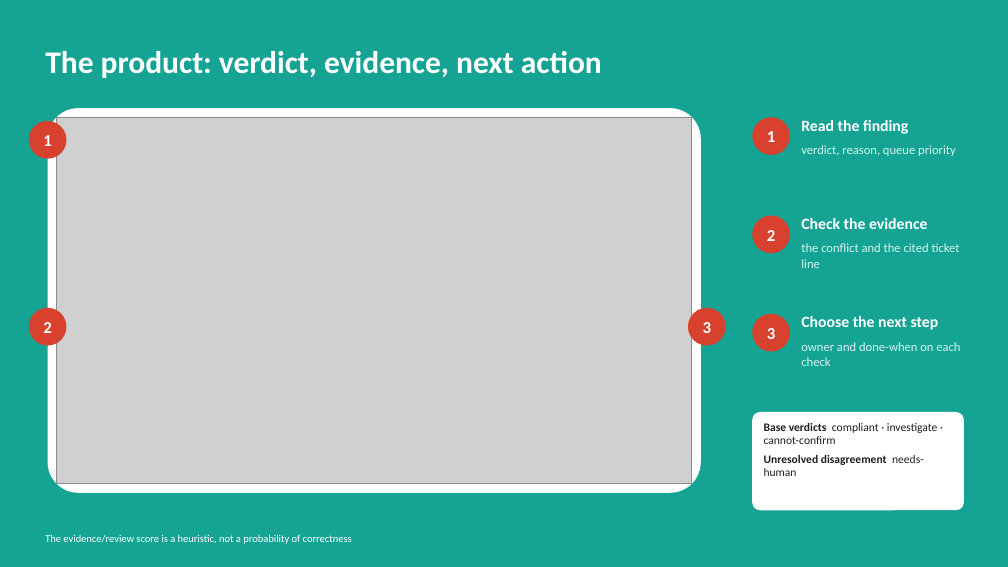
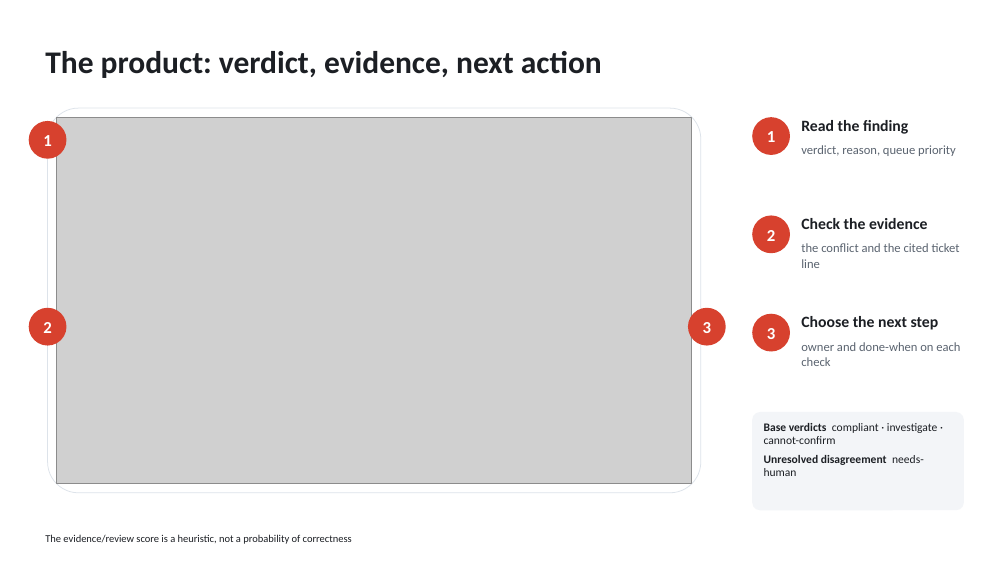
Before and after one commit to Kittywhlxx/ExportWhy, a slide deck: slide 5 of docs/ExportWhy-deck.pptx. Drawn at 1008x567 pixels with LibreOffice and Linux fonts; fonts in the diff are those of the drawing; grey boxes stand for pictures. Boxes give left, top, right and bottom in pixels: in the first picture for what was removed or moved away, otherwise in the second. Text is boxed around its words. In the diff, an @@ line names an element or a change of style, - is before the commit and + after.

```diff
--- a/docs/ExportWhy-deck.pptx
+++ b/docs/ExportWhy-deck.pptx
@@ rectangle removed at [0,0,1008,567] @@
@@ rounded rectangle at [48,108,701,493]: outline none to #DDE3EA 0.75 pt @@
@@ text colour #D6F3EF to #5B6470 in 3 elements at [801,145,956,156], [801,243,960,268], [801,342,960,366] @@
@@ rounded rectangle at [752,412,964,510]: fill #FFFFFF to #F3F5F8 @@
@@ text colour #FFFFFF to #1C1F24 in 5 elements at [45,51,602,78], [801,120,908,134], [801,218,927,229], [801,316,939,330], [45,534,352,544] @@
```
Also in this commit, not shown: 10 other slides changed.
